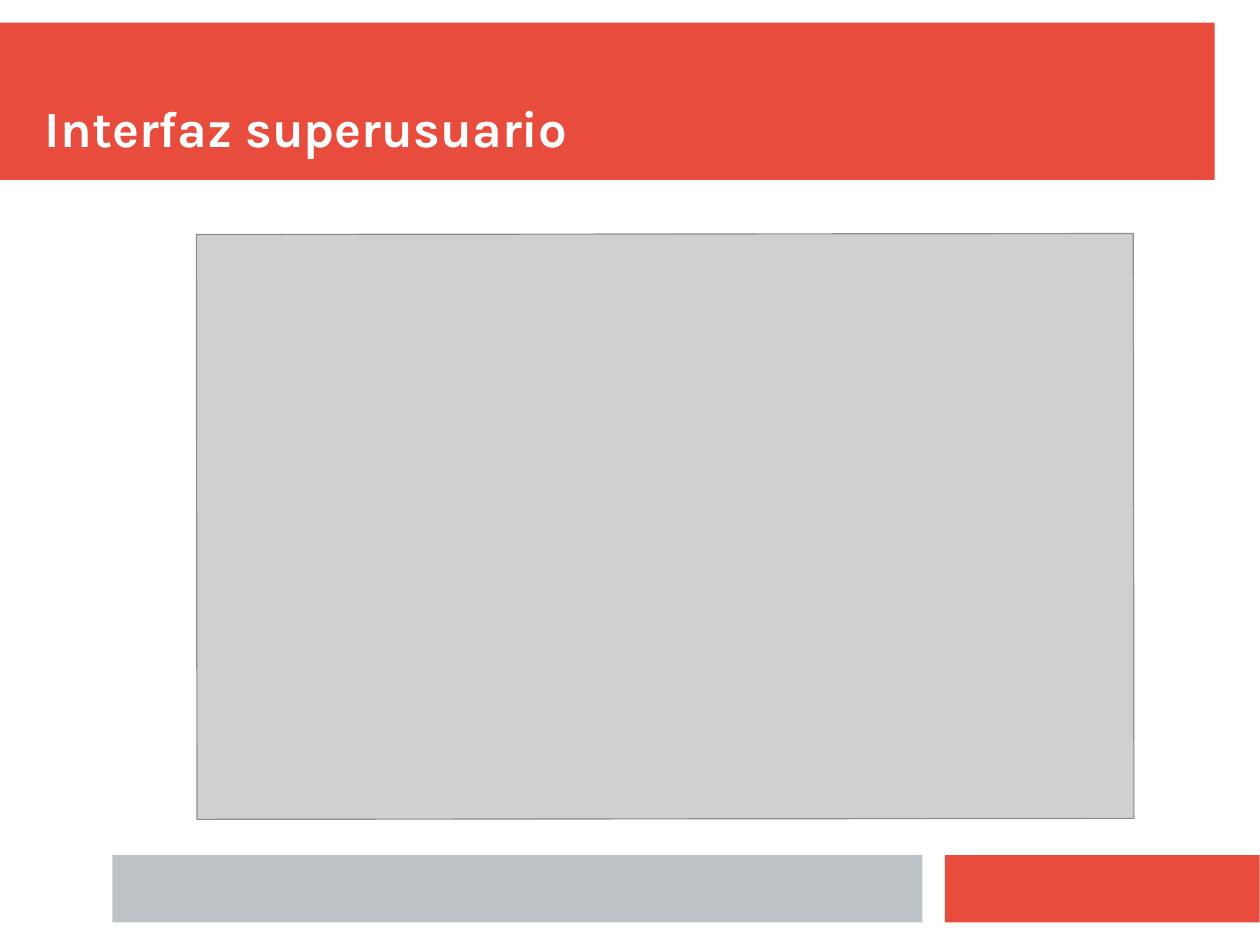
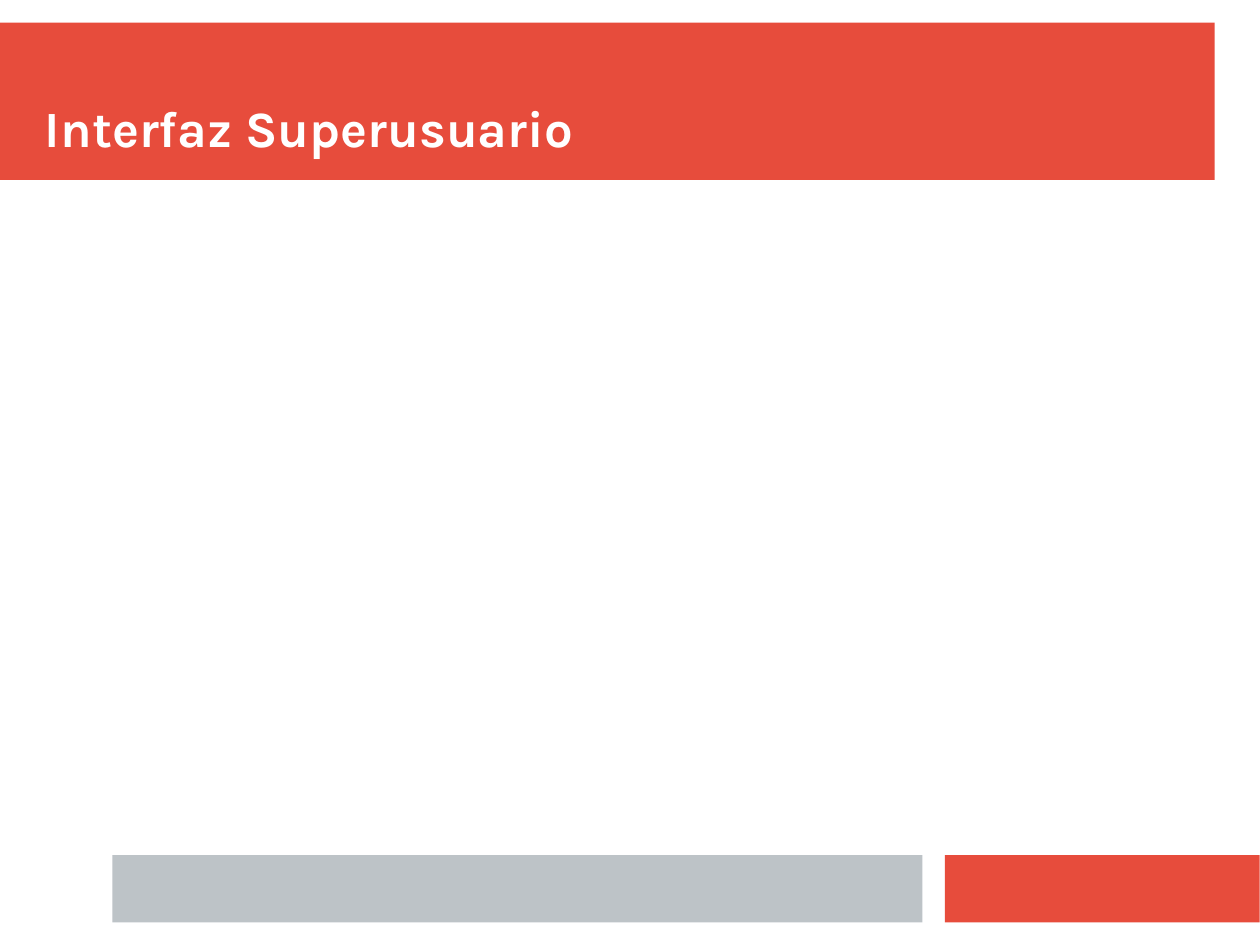
Before and after one commit to Juanba1998/APP-Restaurante, a slide deck: slide 8 of Material/Presentación/Presentacion Final (incompleta).pptx (slide 20 before the commit). Drawn at 1260x945 pixels with LibreOffice and Linux fonts; fonts in the diff are those of the drawing; grey boxes stand for pictures. Boxes give left, top, right and bottom in pixels: in the first picture for what was removed or moved away, otherwise in the second. Text is boxed around its words. In the diff, an @@ line names an element or a change of style, - is before the commit and + after.

```diff
--- a/Material/Presentación/Presentacion Final (incompleta).pptx
+++ b/Material/Presentación/Presentacion Final (incompleta).pptx
@@ text at bbox=[45, 111, 573, 159]: text changed @@
-Interfaz superusuario
+Interfaz Superusuario
@@ picture removed at bbox=[196, 234, 1135, 821] @@
```
Also in this commit, not shown: 10 other slides changed, 6 slides added, 10 slides removed.
